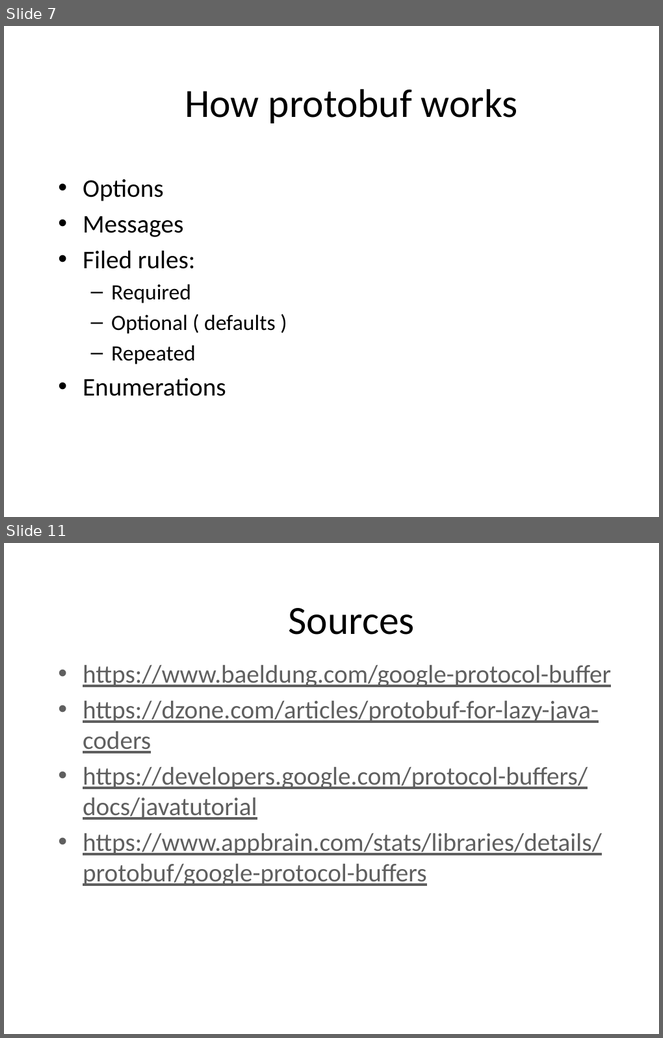
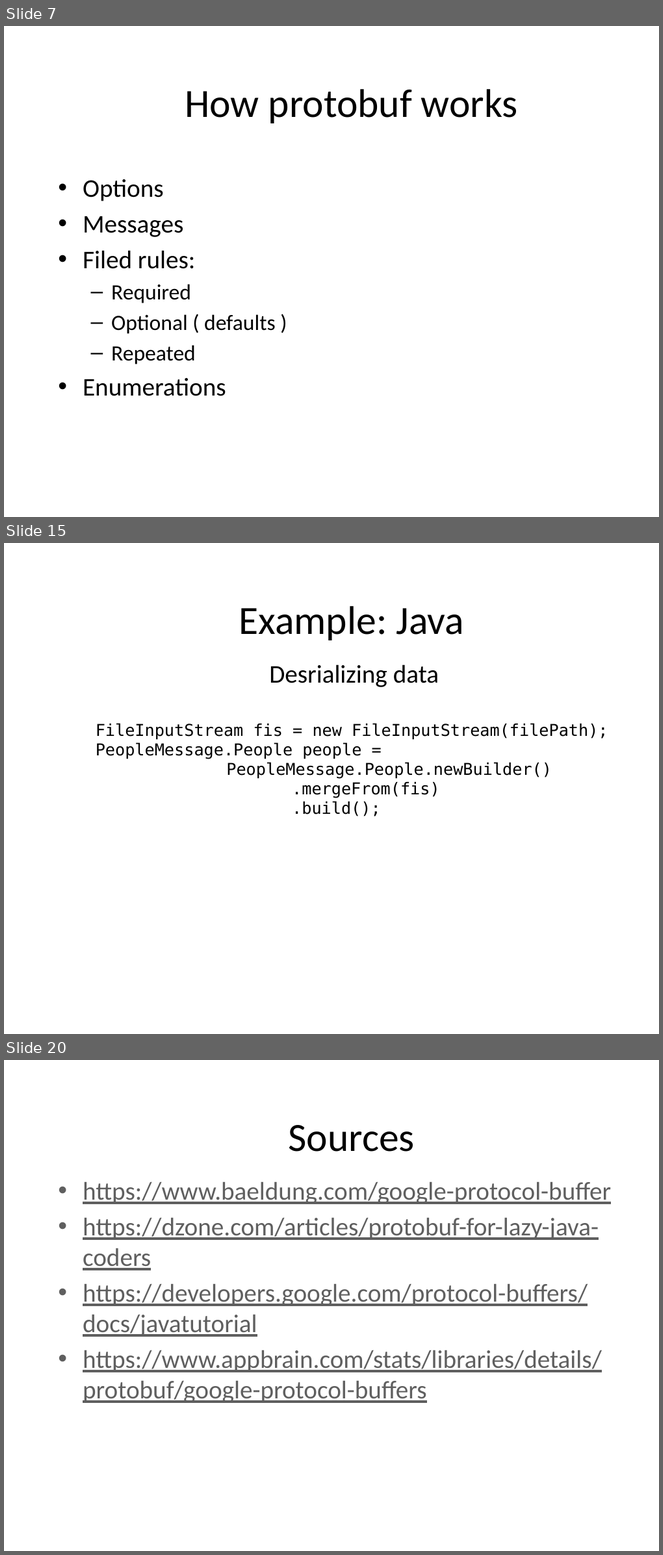
Before and after one commit to BartoszGardziejewski/ProtocolBufferDemo, a slide deck: ProtoBuff.pptx. Shown one above the other, each under a label of ours: slides 7 and 11 before the commit, slides 7, 15 and 20 after it; the slides between them are not shown. The pictures are 663x1038 and 663x1555 pixels, drawn with LibreOffice and Linux fonts; fonts in the diff are those of the drawing; background and template pictures are left out. Boxes give left, top, right and bottom in pixels: in the first picture for what was removed or moved away, otherwise in the second. Text is boxed around its words. In the diff, an @@ line names an element or a change of style, - is before the commit and + after.

```diff
--- a/ProtoBuff.pptx
+++ b/ProtoBuff.pptx
@@ slide 15 added at [4, 543, 659, 1034], background picture (left out) @@
@@ text added at [239, 606, 465, 641], 44 pt, text #000000 @@
+Example: Java
@@ text added at [269, 665, 439, 687], 28 pt, text #000000 @@
+Desrializing data
@@ text added at [96, 723, 608, 817], 18 pt, text #000000 @@
+FileInputStream fis = new FileInputStream(filePath);
+PeopleMessage.People people =
+PeopleMessage.People.newBuilder()
+.mergeFrom(fis)
+.build();
@@ what was slide 11 is now slide 20 @@
```
Also in this commit, not shown: 3 slides changed, 10 other slides added, 2 slides removed, 5 other files.
